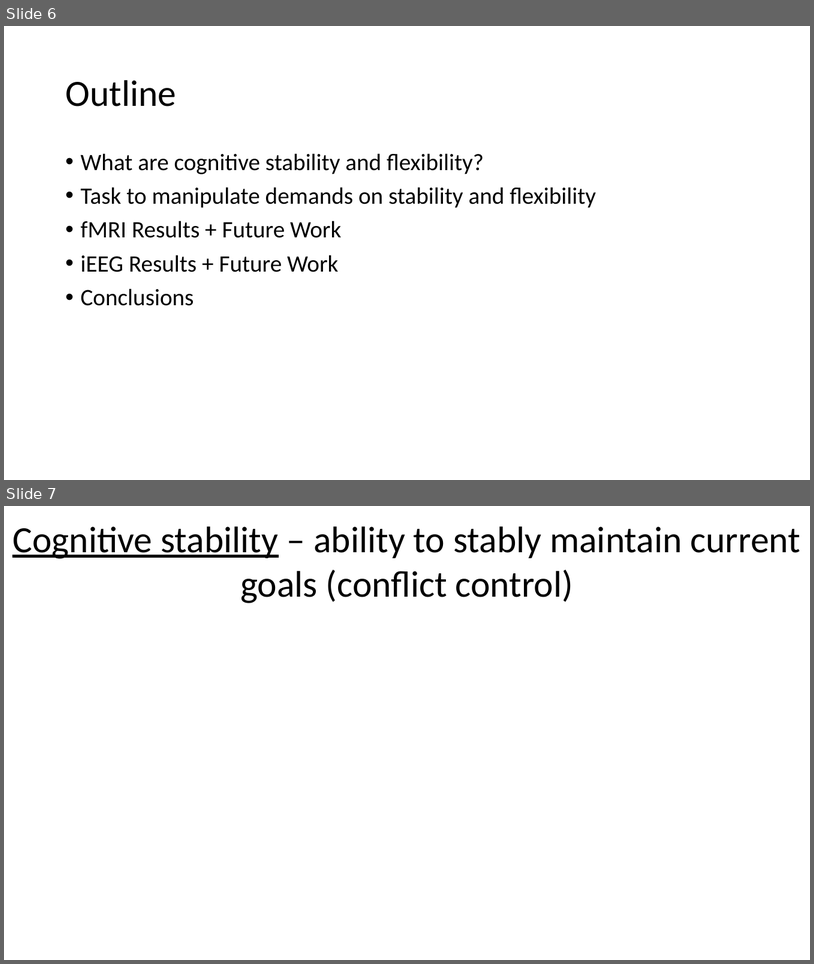
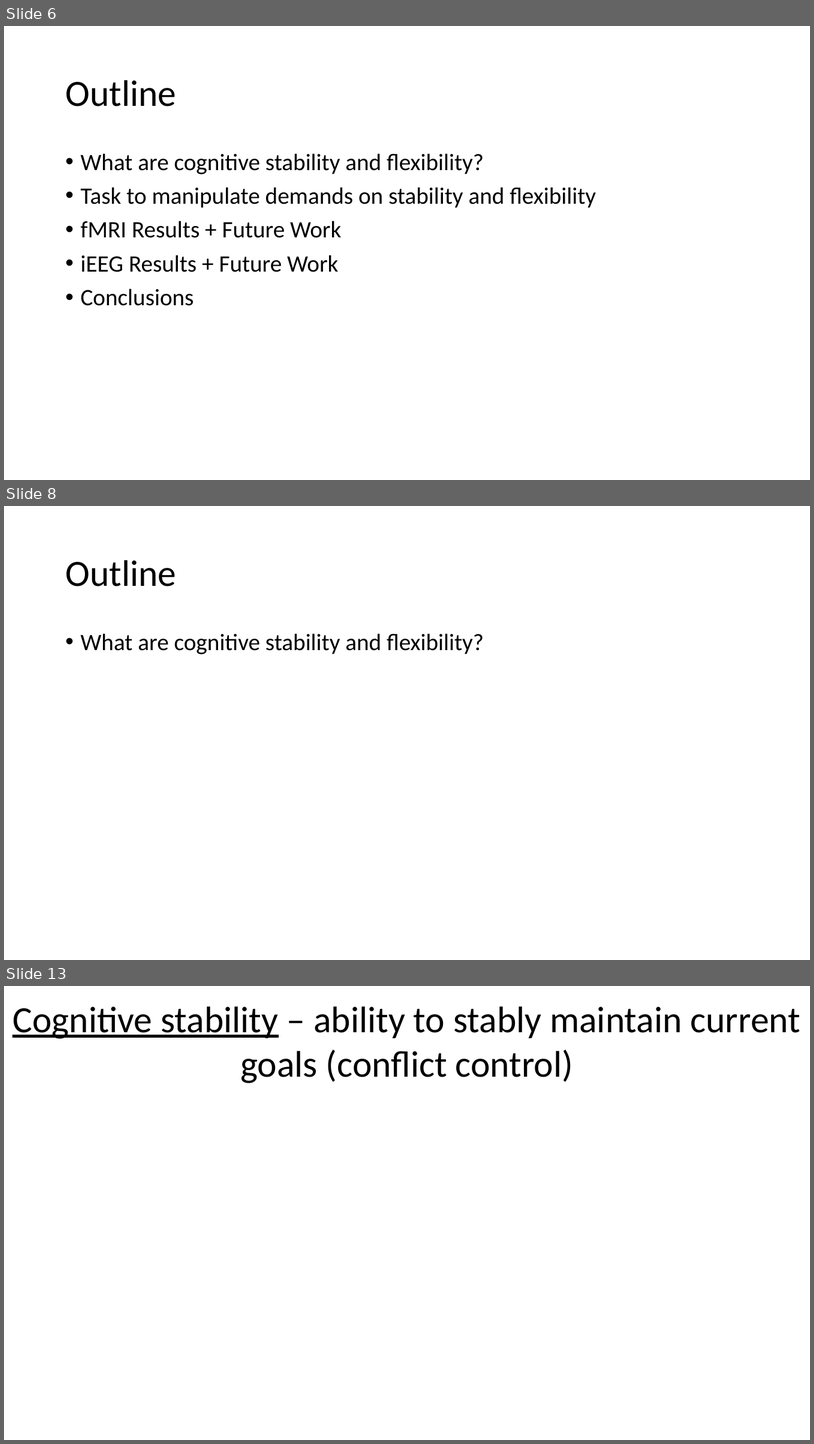
Before and after one commit to jimzhang629/third_year_talk, a slide deck: thirdYearTalk_JZ1.pptx. Shown one above the other, each under a label of ours: slides 6 and 7 before the commit, slides 6, 8 and 13 after it; the slides between them are not shown. The pictures are 814x964 and 814x1444 pixels, drawn with LibreOffice and Linux fonts; fonts in the diff are those of the drawing. Boxes give left, top, right and bottom in pixels: in the first picture for what was removed or moved away, otherwise in the second. Text is boxed around its words. In the diff, an @@ line names an element or a change of style, - is before the commit and + after.

```diff
--- a/thirdYearTalk_JZ1.pptx
+++ b/thirdYearTalk_JZ1.pptx
@@ slide 8 added at [4, 506, 810, 960], background #FFFFFF @@
@@ title added at [65, 560, 176, 586], 44 pt, text #000000 @@
+Outline
@@ text added at [81, 633, 484, 654], 28 pt, text #000000 @@
+• What are cognitive stability and flexibility?
@@ what was slide 7 is now slide 13 @@
```
Also in this commit, not shown: 10 other slides added.
